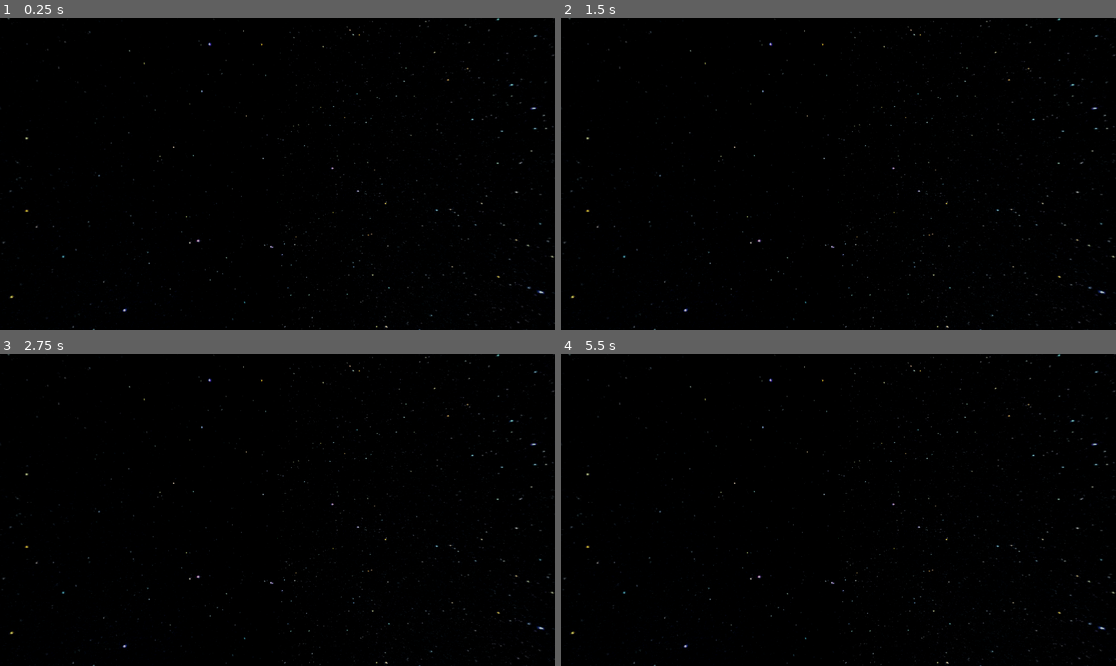
Above: before the commit, frames 1-4 (two rows, left to right).
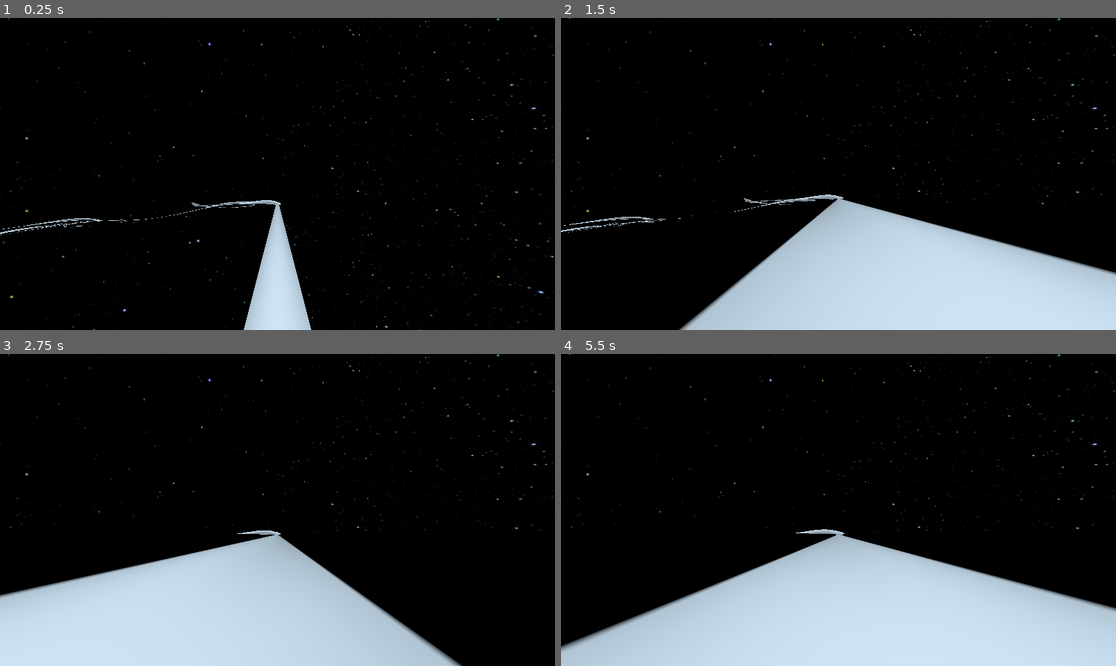
Above: after the commit, the same moments.

Repository: ArijaK/luge_vr
Game: Godot game, scene res://scenes/main/main.tscn
The game is run twice, just before and just after one commit, with the same random seed, the same clock (stepped at 60 frames per second) and the same inputs.
Inputs:
- Up to frame 1 (0.25 s): no input
- Up to frame 2 (1.5 s): no input
- Up to frame 3 (2.75 s): no input
- Up to frame 4 (5.5 s): no input

The runs differ from the first frame. In frame 1, 2.9% of the frame differs, in the area x 0-57%, y 58-100%; in frame 2, 22%; in frame 3, 24%; in frame 4, 28%, in the area x 0-100%, y 55-100%.
Error before the commit: Invalid access to property or key 'get_' on a base object of type 'Curve'. (res://scenes/track/track.gd:16)

Commit message:
Finally! Normalize curve domains, so curvature and height is aligned with centerline

Diff:
--- a/vr/scenes/track/centerline.gd
+++ b/vr/scenes/track/centerline.gd
@@ -5,15 +5,15 @@
 	# Because Z is forward
 	var point = Vector3(0.0, 0.0, -track.start_at)
 	var slope = track.get_slope(track.start_at)
-	var curvature = track.get_curvature(track.start_at)
+	var curvature = track.get_curvature(0.0)
 
 	curve.add_point(point)
 
-	var point_count = floori((track.length - track.start_at) / curve.bake_interval)
+	var point_count = floori(track.length / curve.bake_interval)
 	for i in range(point_count):
 		var Sx = i * curve.bake_interval + track.start_at
 		slope = track.get_slope(Sx)
-		curvature = track.get_curvature(Sx)
+		curvature = track.get_curvature(track.normalize(Sx))
 
 		if is_zero_approx(curvature):
 			point += direction * curve.bake_interval
--- a/vr/scenes/track/mesh_instance_3d.gd
+++ b/vr/scenes/track/mesh_instance_3d.gd
@@ -14,13 +14,18 @@
 	var sections = []
 
 	var up = Vector3.UP
-	for i in range(line_points.size() - 1):
+	var Sx = 0.0
+	for i in range(1, line_points.size()):
 		var p = line_points[i]
-		var p_next = line_points[i + 1]
-		var T = get_T(p, p_next, up)
+		var p_prev = line_points[i - 1]
+		var T = get_T(p_prev, p, up)
 
-		sections.append(track_data.get_shape_points(i*curve.bake_interval, T))
+		sections.append(
+			track_data.get_shape_points(Sx / curve.get_baked_length(), T)
+		)
+
 		up = T.basis.y
+		Sx += p.distance_to(p_prev)
 
 	for i in range(sections.size() - 1):
 		var s = sections[i]
--- a/vr/scenes/track/track.gd
+++ b/vr/scenes/track/track.gd
@@ -13,7 +13,6 @@
 	track_data.fill(data)
 
 	centerline.create_centerline(track_data)
-	DebugUtils.draw_curve(track_data.height.get_, self)
 
 	if centerline.curve.point_count > 0:
 		mesh_instance.create_mesh(centerline.curve, track_data)
--- a/vr/scenes/track/track.tscn
+++ b/vr/scenes/track/track.tscn
@@ -23,11 +23,9 @@
 shape = SubResource("ConcavePolygonShape3D_0mev1")
 
 [node name="MeshInstance3D" type="MeshInstance3D" parent="StaticBody3D"]
-visible = false
 script = ExtResource("3_0mev1")
 
 [node name="Centerline" type="Path3D" parent="."]
-visible = false
 curve = SubResource("Curve3D_236c3")
 script = ExtResource("2_kk5tn")
 
--- a/vr/scenes/track/track_data.gd
+++ b/vr/scenes/track/track_data.gd
@@ -17,47 +17,53 @@
 var curvature = Curve.new()
 var height = Curve.new()
 
+func normalize(at: float) -> float:
+	return (at - start_at) / length
+
 func create_height(heights: Array):
+	var h_values = heights.map(func(x): return x["height"])
+
 	height.bake_resolution = 1000
-	height.min_domain = start_at
-	height.max_domain = length
-	height.max_value = 3.0
-	height.min_value = default_height
+	height.max_value = h_values.max()
+	height.min_value = h_values.min()
 
-	height.add_point(Vector2(start_at, 0.0))
+	height.add_point(Vector2(0.0, 0.0))
+	for h in heights:
+		height.add_point(Vector2(
+			normalize(h.Sx_entrance), h.height
+		))
+	height.add_point(Vector2(1.0, 0.0))
 
-	for h in heights:
-		height.add_point(Vector2(h.Sx_entrance, h.height))
-
-	height.add_point(Vector2(length, 0.0))
 	height.bake()
 
 func create_curvature():
 	curvature.bake_resolution = 1000
-	curvature.min_domain = start_at
-	curvature.max_domain = length
-	curvature.min_value = -10.0
-	curvature.max_value = 10.0
+	curvature.min_value = -1.0
+	curvature.max_value = 1.0
 
-	curvature.add_point(Vector2(start_at, 0.0))
+	curvature.add_point(Vector2(0.0, 0.0))
 
 	for c in curve_segments:
-		curvature.add_point(Vector2(c.Sx_entrance, 0.0))
 		curvature.add_point(Vector2(
-			c.Sx_entrance + c.length * 0.23,
+			normalize(c.Sx_entrance), 0.0
+		))
+		curvature.add_point(Vector2(
+			normalize(c.Sx_entrance + c.length * 0.23),
 			(1/c.radius) * c.turn
 		))
 		curvature.add_point(Vector2(
-			c.Sx_entrance + c.length * 0.5,
+			normalize(c.Sx_entrance + c.length * 0.5),
 			(1/c.radius) * c.turn
 		))
 		curvature.add_point(Vector2(
-			c.Sx_entrance + c.length * 0.80,
+			normalize(c.Sx_entrance + c.length * 0.80),
 			(1/c.radius) * c.turn
 		))
-		curvature.add_point(Vector2(c.Sx_entrance + c.length, 0.0))
+		curvature.add_point(Vector2(
+			normalize(c.Sx_entrance + c.length), 0.0
+		))
 
-	curvature.add_point(Vector2(length, 0.0))
+	curvature.add_point(Vector2(1.0, 0.0))
 	curvature.bake()
 
 func fill(data: Dictionary):
@@ -66,8 +72,7 @@
 		Sx_entrance, data["segments"]["curves"][0].Sx_entrance,
 		0
 	)
-	# NOTE: Length starts at Sx_entrance == 0
-	length = data["length"]
+	length = data["length"] - start_at
 	width = data["width"]
 	default_height = data["default_height"]
 
--- a/vr/utils/debug_utils.gd
+++ b/vr/utils/debug_utils.gd
@@ -2,7 +2,7 @@
 
 static var enabled = true
 
-static func draw_curve(curve: Curve3D, parent: Node3D):
+static func draw_curve3d(curve: Curve3D, parent: Node3D):
 	var immesh = ImmediateMesh.new()
 
 	var material = StandardMaterial3D.new()
